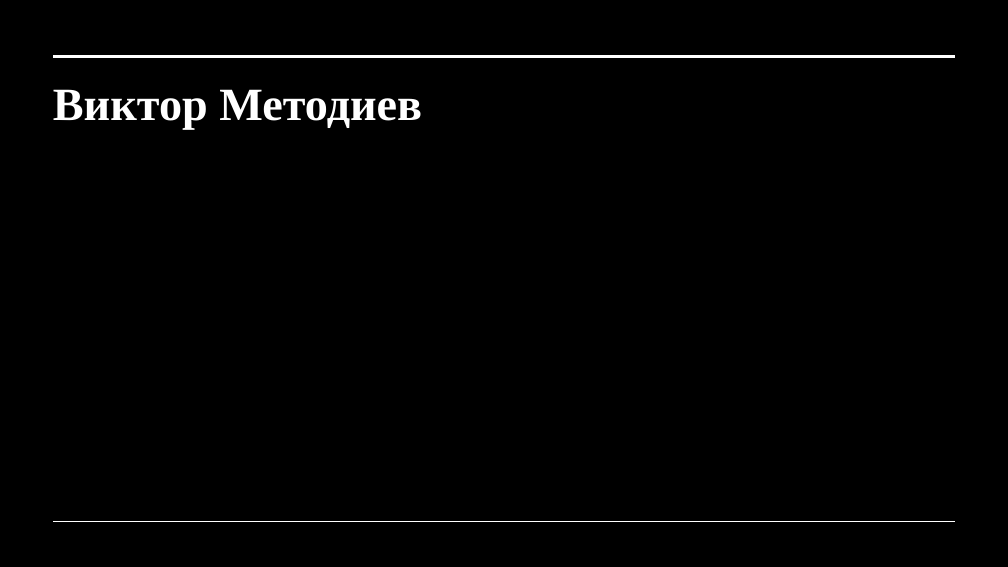
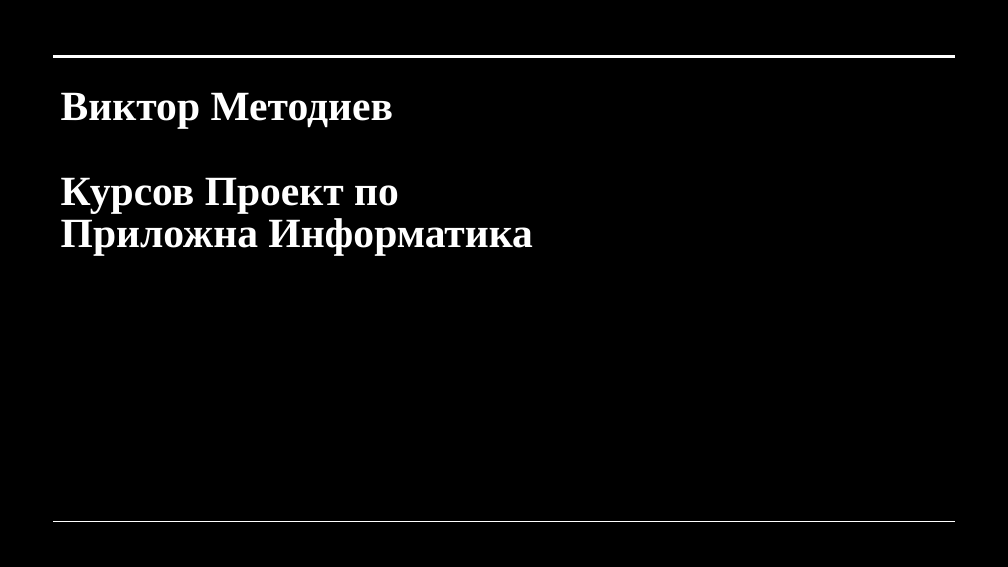
Before and after one commit to ViktorMetodiev13/tu-sofia-programming-c-c-, a slide deck: slide 1 of year 1 sem 2 Applied Informatics/Course Project/Project Presentation.pptx. Drawn at 1008x567 pixels with LibreOffice and Linux fonts; fonts in the diff are those of the drawing; background and template pictures are left out; a plain dark background stands for a picture behind light text. Boxes give left, top, right and bottom in pixels: in the first picture for what was removed or moved away, otherwise in the second. Text is boxed around its words. In the diff, an @@ line names an element or a change of style, - is before the commit and + after.

```diff
--- a/year 1 sem 2 Applied Informatics/Course Project/Project Presentation.pptx
+++ b/year 1 sem 2 Applied Informatics/Course Project/Project Presentation.pptx
@@ title at box(61, 92, 532, 255): text changed; size 44 to 39.6 pt @@
-Виктор Методиев
+Виктор Методиев
+Курсов Проект по Приложна Информатика
```
Also in this commit, not shown: 13 other files.
